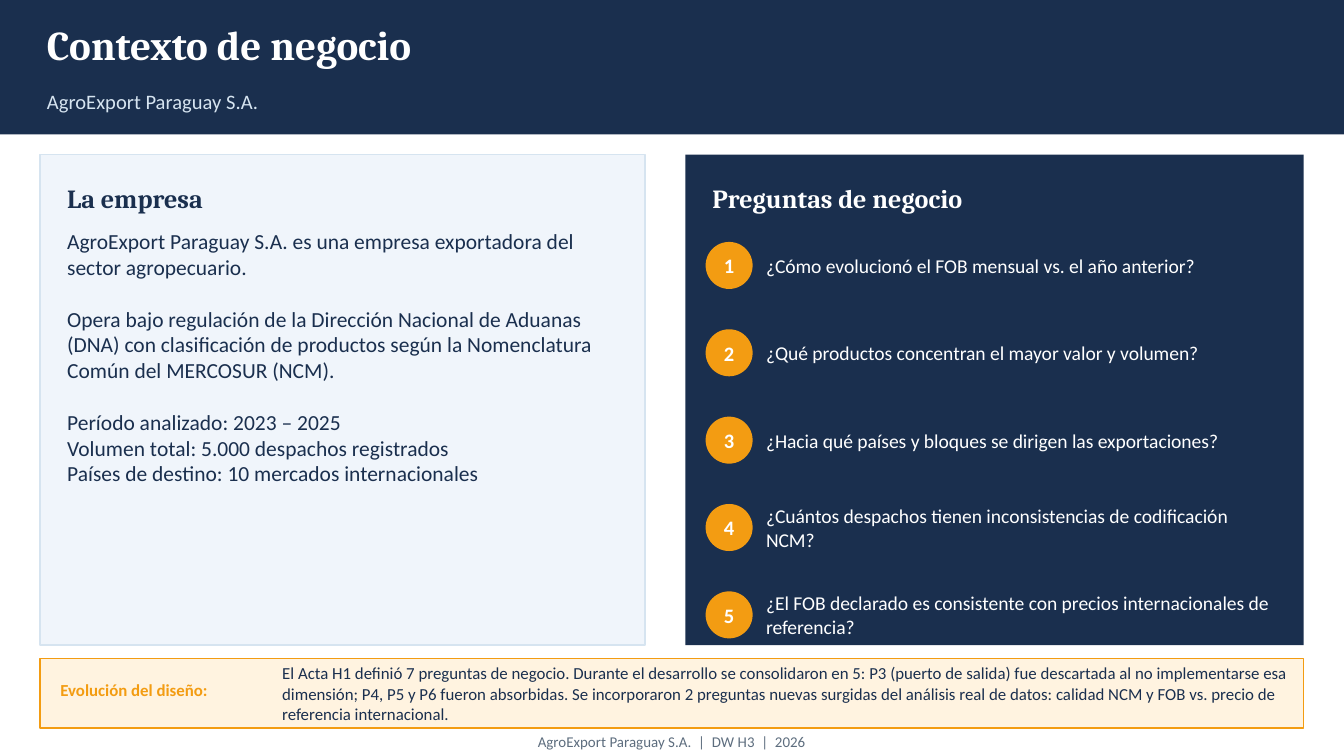
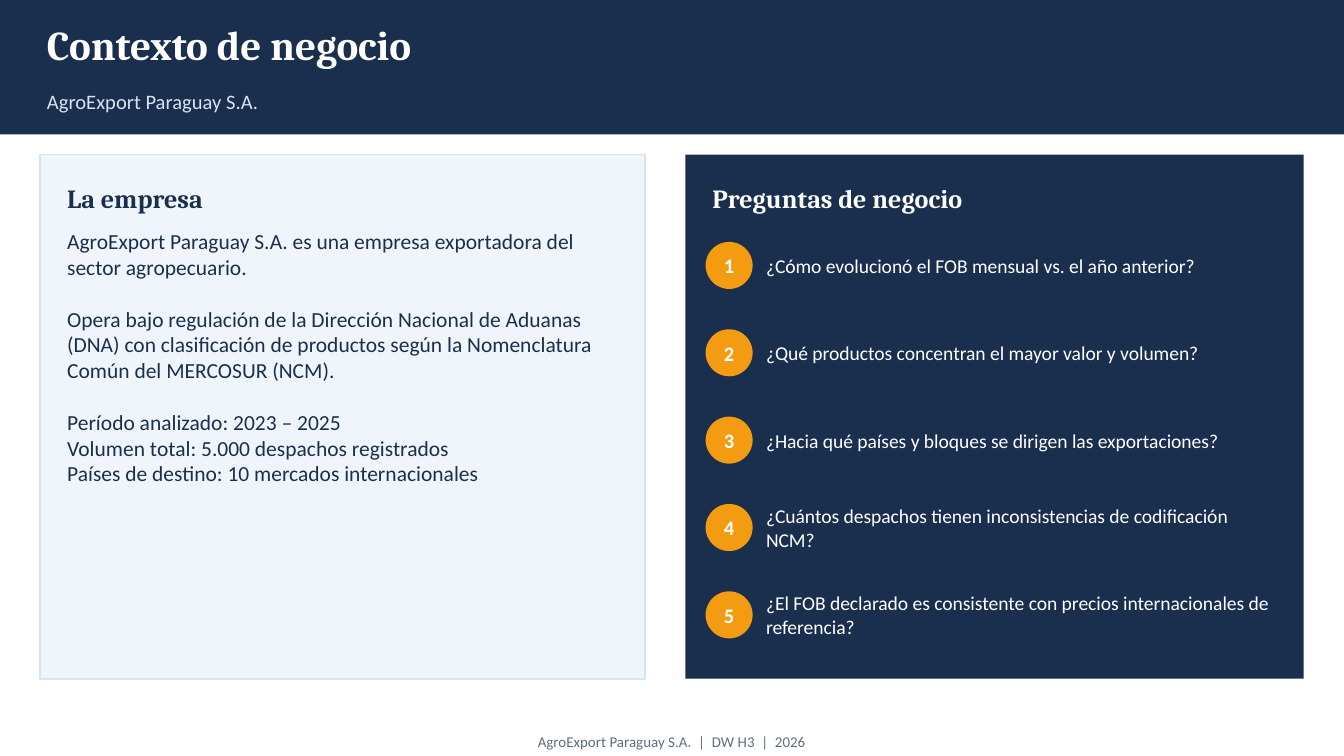
Before and after one commit to PedroSRM/agroexport-dw, a slide deck: slide 3 of presentacion/H3_Presentacion_AgroExport.pptx. Drawn at 1344x756 pixels with LibreOffice and Linux fonts; fonts in the diff are those of the drawing. Boxes give left, top, right and bottom in pixels: in the first picture for what was removed or moved away, otherwise in the second. Text is boxed around its words. In the diff, an @@ line names an element or a change of style, - is before the commit and + after.

```diff
--- a/presentacion/H3_Presentacion_AgroExport.pptx
+++ b/presentacion/H3_Presentacion_AgroExport.pptx
@@ rectangle: place and size @@
-rectangle at (40,155,645,645)
+rectangle at (40,155,645,679)
@@ rectangle: place and size @@
-rectangle at (685,155,1304,645)
+rectangle at (685,155,1304,679)
@@ rectangle removed at (40,659,1304,728) @@
@@ text removed at (60,684,208,696) @@
-Evolución del diseño:
@@ text removed at (282,667,1286,720) @@
-El Acta H1 definió 7 preguntas de negocio. Durante el desarrollo se consolidaron en 5: P3 (puerto de salida) fue descartada al no implementarse esa dimensión; P4, P5 y P6 fueron absorbidas. Se incorporaron 2 preguntas nuevas surgidas del análisis real de datos: calidad NCM y FOB vs. precio de referencia internacional.
```
Also in this commit, not shown: 6 other slides changed, 1 slide added.
